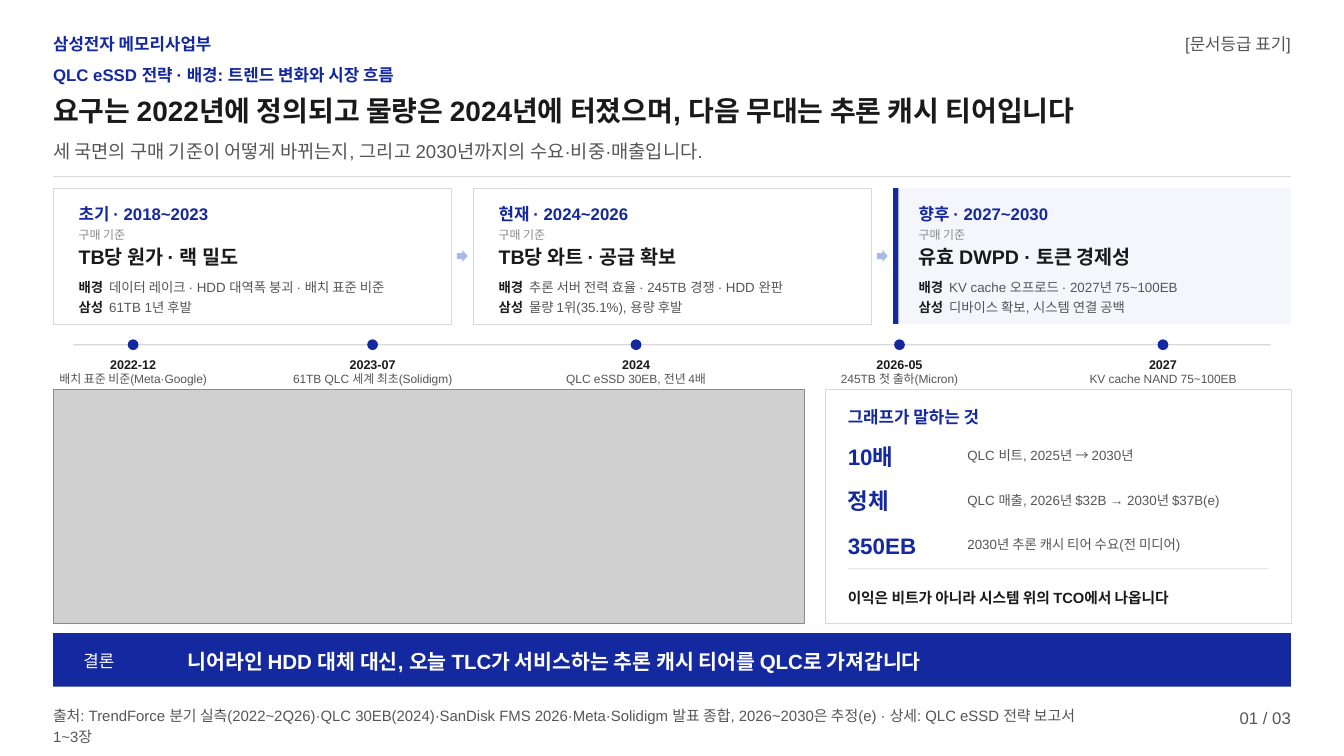
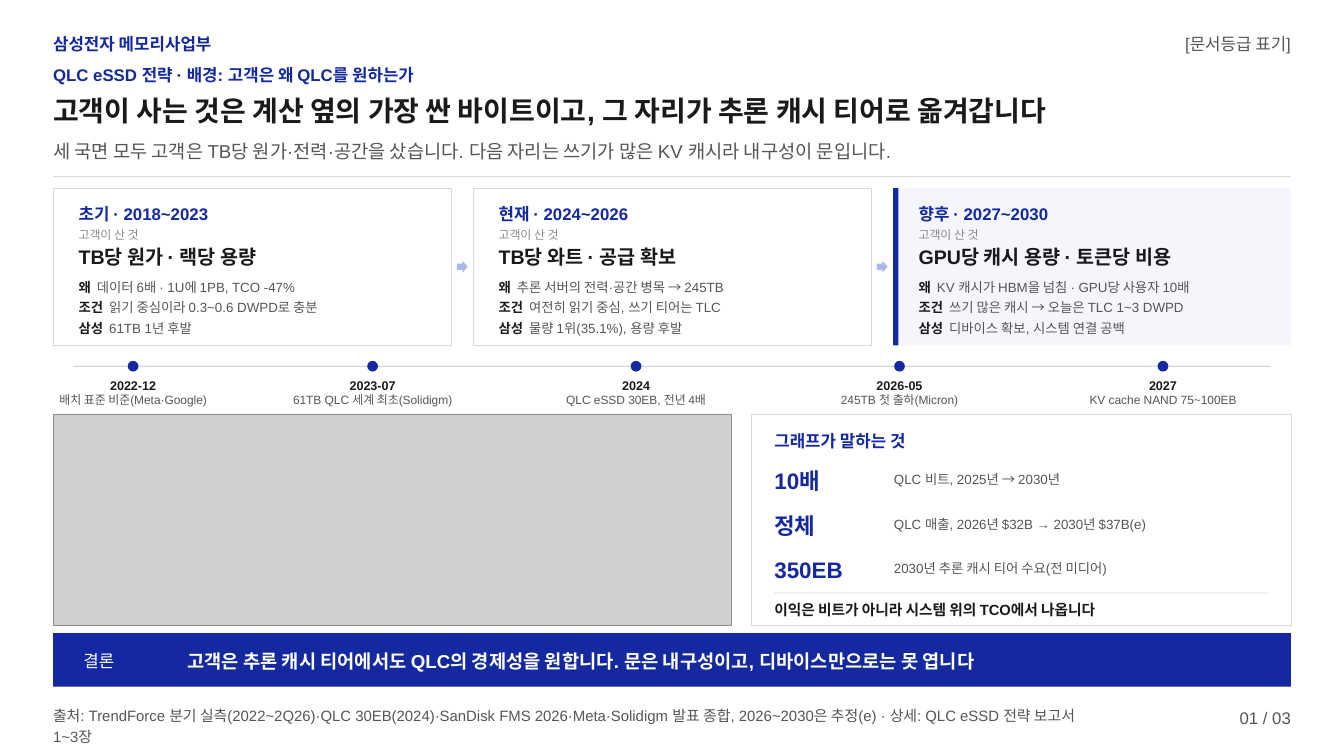
Before and after one commit to k31001/action-learning, a slide deck: slide 1 of outputs/presentation/qlc-ssd-strategy.pptx. Drawn at 1344x756 pixels with LibreOffice and Linux fonts; fonts in the diff are those of the drawing; grey boxes stand for pictures. Boxes give left, top, right and bottom in pixels: in the first picture for what was removed or moved away, otherwise in the second. Text is boxed around its words. In the diff, an @@ line names an element or a change of style, - is before the commit and + after.

```diff
--- a/outputs/presentation/qlc-ssd-strategy.pptx
+++ b/outputs/presentation/qlc-ssd-strategy.pptx
@@ text at <box>53,67,414,85</box>: text changed @@
-QLC eSSD 전략 · 배경: 트렌드 변화와 시장 흐름
+QLC eSSD 전략 · 배경: 고객은 왜 QLC를 원하는가
@@ text at <box>53,97,1047,126</box>: text changed @@
-요구는 2022년에 정의되고 물량은 2024년에 터졌으며, 다음 무대는 추론 캐시 티어입니다
+고객이 사는 것은 계산 옆의 가장 싼 바이트이고, 그 자리가 추론 캐시 티어로 옮겨갑니다
@@ text at <box>53,142,891,160</box>: text changed @@
-세 국면의 구매 기준이 어떻게 바뀌는지, 그리고 2030년까지의 수요·비중·매출입니다.
+세 국면 모두 고객은 TB당 원가·전력·공간을 샀습니다. 다음 자리는 쓰기가 많은 KV 캐시라 내구성이 문입니다.
@@ rectangle: place and size @@
-rectangle at <box>53,188,451,324</box>
+rectangle at <box>53,188,451,345</box>
@@ rectangle: place and size @@
-rectangle at <box>473,188,871,324</box>
+rectangle at <box>473,188,871,345</box>
@@ rectangle: place and size @@
-rectangle at <box>893,188,1291,324</box>
+rectangle at <box>893,188,1291,345</box>
@@ rectangle: place and size @@
-rectangle at <box>893,188,898,324</box>
+rectangle at <box>893,188,898,345</box>
@@ text at <box>79,229,139,240</box>: text changed @@
-구매 기준
+고객이 산 것
@@ text at <box>499,229,559,240</box>: text changed @@
-구매 기준
+고객이 산 것
@@ text at <box>919,229,979,240</box>: text changed @@
-구매 기준
+고객이 산 것
@@ text at <box>79,247,256,266</box>: text changed @@
-TB당 원가 · 랙 밀도
+TB당 원가 · 랙당 용량
@@ right arrow: place and size @@
-right arrow at <box>457,250,468,262</box>
+right arrow at <box>457,261,468,273</box>
@@ right arrow: place and size @@
-right arrow at <box>877,250,888,262</box>
+right arrow at <box>877,261,888,273</box>
@@ text at <box>919,247,1171,266</box>: text changed @@
-유효 DWPD · 토큰 경제성
+GPU당 캐시 용량 · 토큰당 비용
@@ text at <box>79,281,295,294</box>: text changed @@
-배경 데이터 레이크 · HDD 대역폭 붕괴 · 배치 표준 비준
+왜 데이터 6배 · 1U에 1PB, TCO -47%
@@ text at <box>499,281,723,293</box>: text changed @@
-배경 추론 서버 전력 효율 · 245TB 경쟁 · HDD 완판
+왜 추론 서버의 전력·공간 병목 → 245TB
@@ text at <box>919,281,1190,293</box>: text changed @@
-배경 KV cache 오프로드 · 2027년 75~100EB
+왜 KV 캐시가 HBM을 넘침 · GPU당 사용자 10배
@@ text added at <box>79,301,318,313</box>, 14.2 pt, text #555555 @@
+조건 읽기 중심이라 0.3~0.6 DWPD로 충분
@@ text added at <box>499,301,721,314</box>, 14.2 pt, text #555555 @@
+조건 여전히 읽기 중심, 쓰기 티어는 TLC
@@ text added at <box>919,301,1184,313</box>, 14.2 pt, text #555555 @@
+조건 쓰기 많은 캐시 → 오늘은 TLC 1~3 DWPD
@@ 13 texts, 5 ellipses, 1 rectangle: place and size @@
-13 texts, 5 ellipses, 1 rectangle at <box>59,301,1271,386</box>
+13 texts, 5 ellipses, 1 rectangle at <box>59,322,1271,407</box>
@@ picture: place and size @@
-picture at <box>53,390,805,624</box>
+picture at <box>53,414,731,625</box>
@@ rectangle: place and size @@
-rectangle at <box>825,390,1291,624</box>
+rectangle at <box>751,414,1291,625</box>
@@ text "그래프가 말하는 것": place and size @@
-text "그래프가 말하는 것" at <box>848,409,979,425</box>
+text "그래프가 말하는 것" at <box>774,433,905,449</box>
@@ text "QLC 비트, 2025년 → 2030년": place and size @@
-text "QLC 비트, 2025년 → 2030년" at <box>967,449,1134,463</box>
+text "QLC 비트, 2025년 → 2030년" at <box>894,473,1060,487</box>
@@ text "QLC 매출, 2026년 $32B → ...": place and size @@
-text "QLC 매출, 2026년 $32B → ..." at <box>967,494,1219,508</box>
+text "QLC 매출, 2026년 $32B → ..." at <box>894,518,1146,532</box>
@@ 3 texts: place and size @@
-3 texts at <box>848,447,916,555</box>
+3 texts at <box>774,471,842,579</box>
@@ text "2030년 추론 캐시 티어 수요(전 ...": place and size @@
-text "2030년 추론 캐시 티어 수요(전 ..." at <box>967,538,1180,552</box>
+text "2030년 추론 캐시 티어 수요(전 ..." at <box>894,562,1107,576</box>
@@ text "이익은 비트가 아니라 시스템 위의 ...": place and size @@
-text "이익은 비트가 아니라 시스템 위의 ..." at <box>848,590,1169,605</box>
+text "이익은 비트가 아니라 시스템 위의 ..." at <box>774,602,1095,617</box>
@@ rectangle: place and size @@
-rectangle at <box>848,569,1268,569</box>
+rectangle at <box>774,593,1268,593</box>
@@ text at <box>187,652,975,672</box>: text changed; size 22 to 20 pt @@
-니어라인 HDD 대체 대신, 오늘 TLC가 서비스하는 추론 캐시 티어를 QLC로 가져갑니다
+고객은 추론 캐시 티어에서도 QLC의 경제성을 원합니다. 문은 내구성이고, 디바이스만으로는 못 엽니다
```
Also in this commit, not shown: 2 other slides changed, 9 other files.
